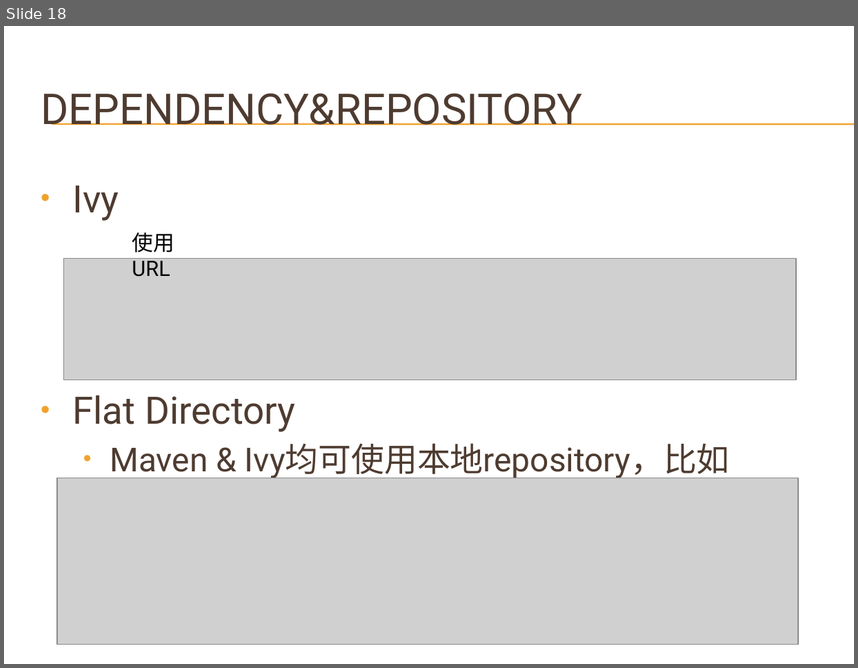
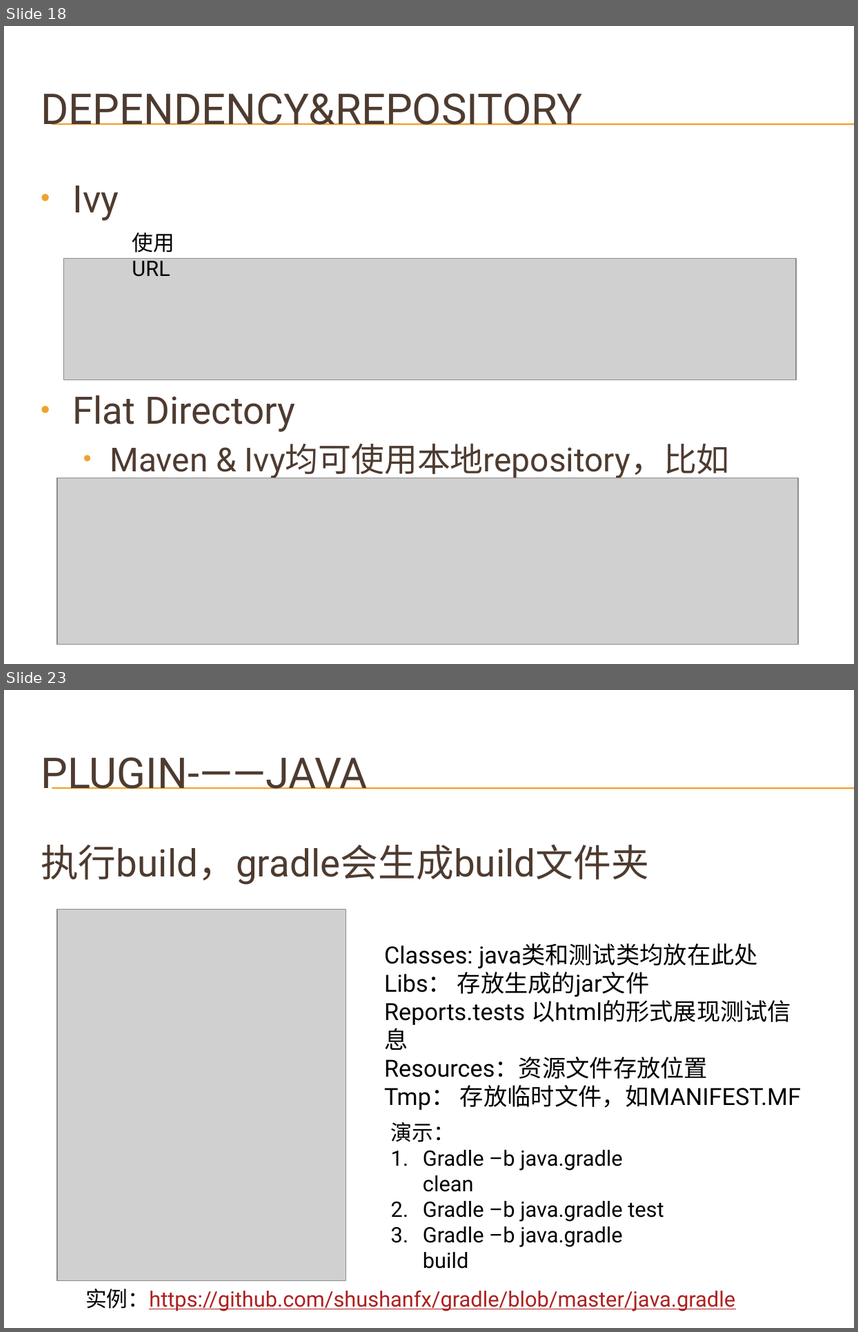
Before and after one commit to shushanfx/gradle, a slide deck: doc/gradle.pptx. Shown one above the other, each under a label of ours: slide 18 before the commit, slides 18 and 23 after it; the slides between them are not shown. The pictures are 858x668 and 858x1332 pixels, drawn with LibreOffice and Linux fonts; fonts in the diff are those of the drawing; grey boxes stand for pictures; background and template pictures are left out. Boxes give left, top, right and bottom in pixels: in the first picture for what was removed or moved away, otherwise in the second. Text is boxed around its words. In the diff, an @@ line names an element or a change of style, - is before the commit and + after.

Commit message:
Gradle，添加文档及测试。

```diff
--- a/doc/gradle.pptx
+++ b/doc/gradle.pptx
@@ slide 23 added at <box>4,690,854,1328</box>, background picture (left out); not listed: 2 template elements that a slide beside it also shows @@
@@ title added at <box>41,757,368,789</box>, 36 pt, text #4E3B30 @@
+PLUGIN-——JAVA
@@ text added at <box>41,845,649,885</box>, 32 pt, text #4E3B30 @@
+执行build，gradle会生成build文件夹
@@ picture added at <box>56,909,346,1280</box> @@
@@ text added at <box>384,943,801,1110</box>, 20 pt, text #000000 @@
+Classes: java类和测试类均放在此处
+Libs： 存放生成的jar文件
+Reports.tests 以html的形式展现测试信息
+Resources：资源文件存放位置
+Tmp： 存放临时文件，如MANIFEST.MF
@@ text added at <box>391,1122,664,1268</box>, 18 pt, text #000000 @@
+演示：
+1. Gradle –b java.gradle clean
+2. Gradle –b java.gradle test
+3. Gradle –b java.gradle build
@@ text added at <box>85,1288,735,1311</box>, 18 pt, text #AD1F1F, underline @@
+实例：https://github.com/shushanfx/gradle/blob/master/java.gradle
```
Also in this commit, not shown: 2 slides changed, 6 other slides added, 8 other files.
